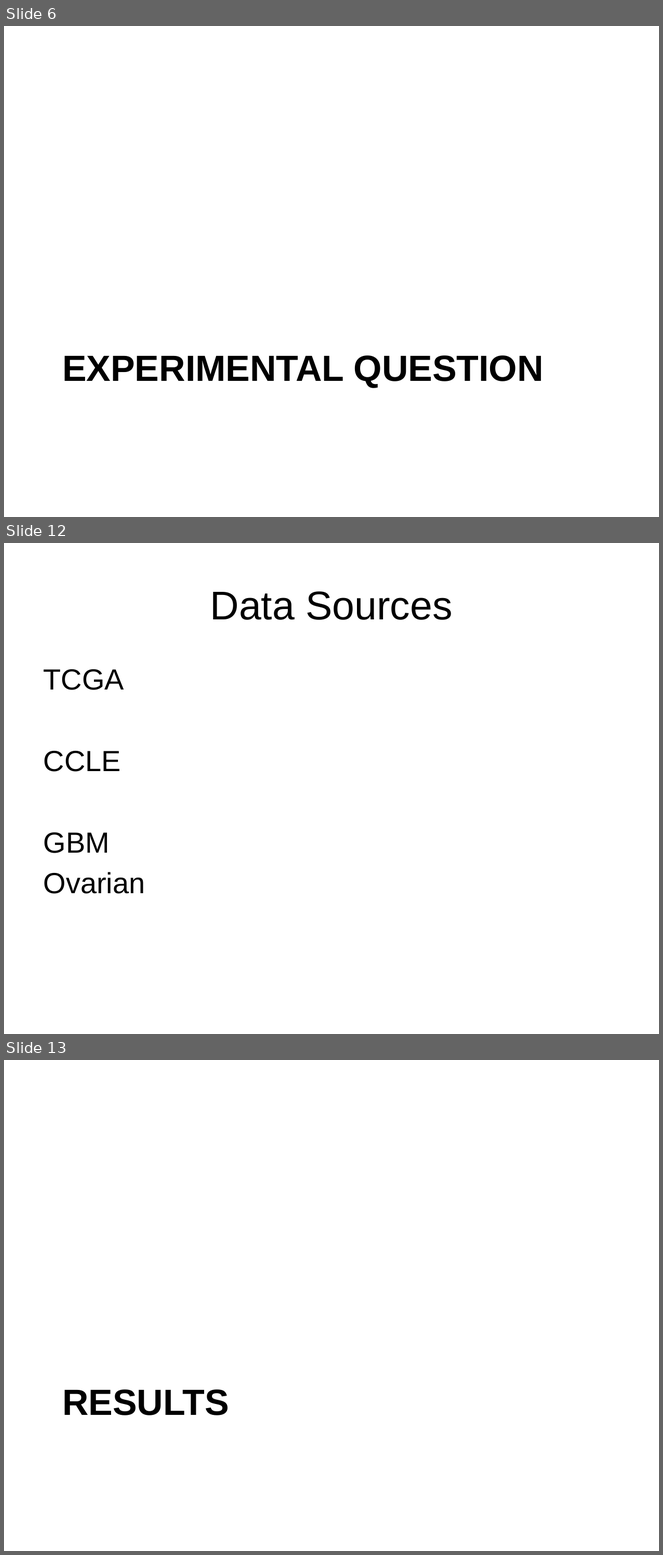
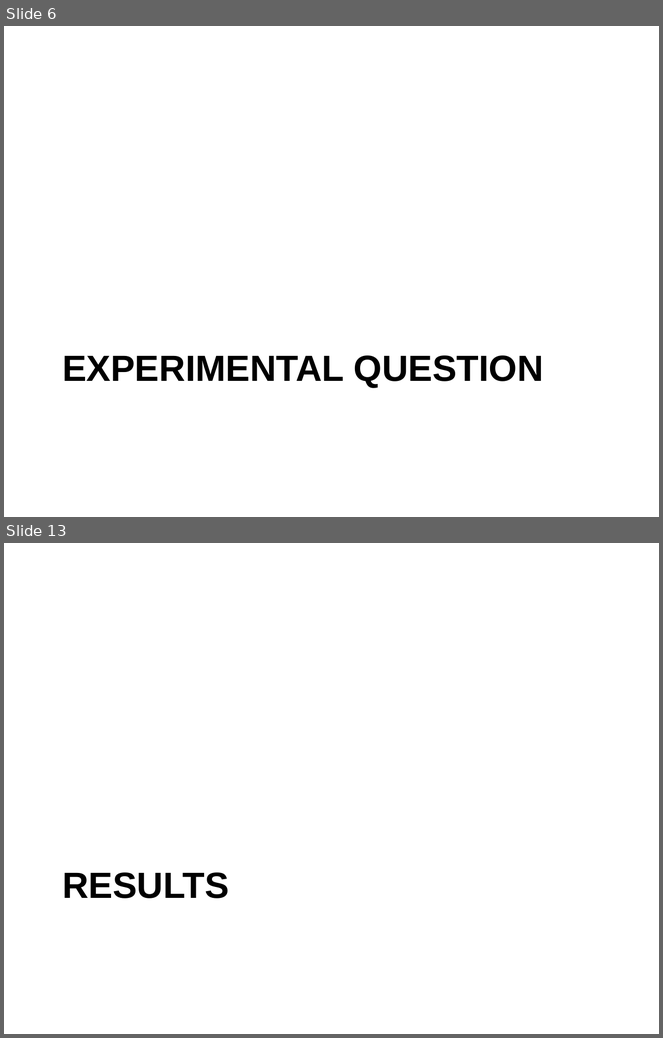
Before and after one commit to eotles/CS838, a slide deck: ProjectPresentation.pptx. Shown one above the other, each under a label of ours: slides 6, 12 and 13 before the commit, slides 6 and 13 after it; the slides between them are not shown. The pictures are 663x1555 and 663x1038 pixels, drawn with LibreOffice and Linux fonts; fonts in the diff are those of the drawing. Boxes give left, top, right and bottom in pixels: in the first picture for what was removed or moved away, otherwise in the second. Text is boxed around its words. In the diff, an @@ line names an element or a change of style, - is before the commit and + after.

```diff
--- a/ProjectPresentation.pptx
+++ b/ProjectPresentation.pptx
@@ slide 12 removed at <box>4,543,659,1034</box>, background #FFFFFF @@
@@ title removed at <box>210,591,452,620</box> @@
-Data Sources
@@ text removed at <box>44,669,145,894</box> @@
-TCGA
-CCLE
-GBM
-Ovarian
```
Also in this commit, not shown: 4 slides changed, 9 slides added, 5 other slides removed.
